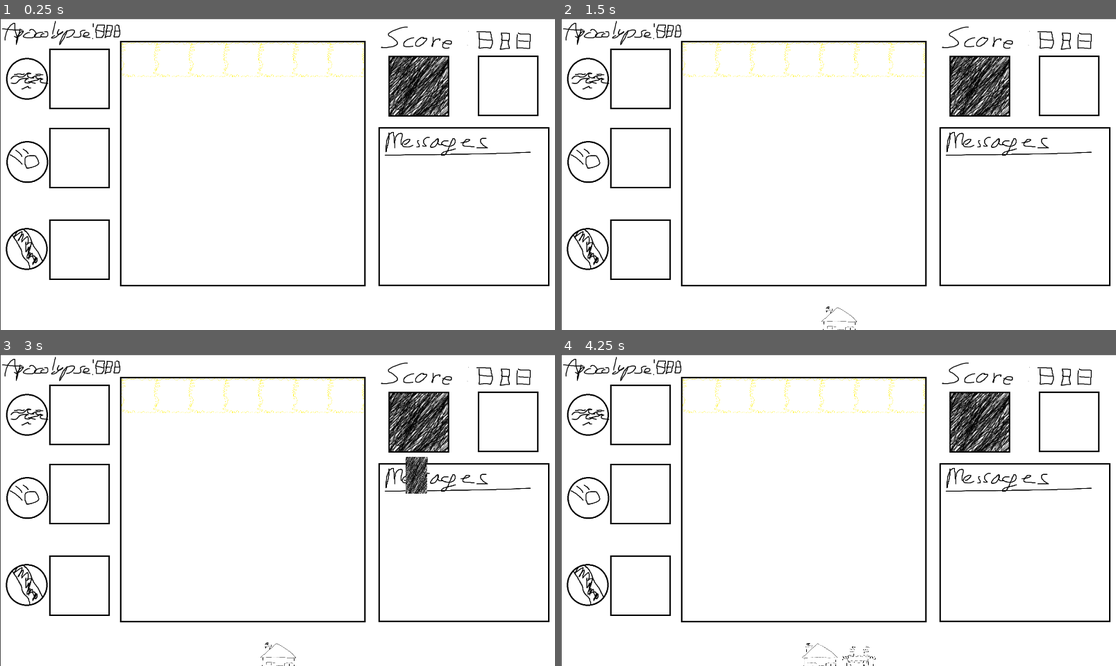
Above: before the commit, frames 1-4 (two rows, left to right).
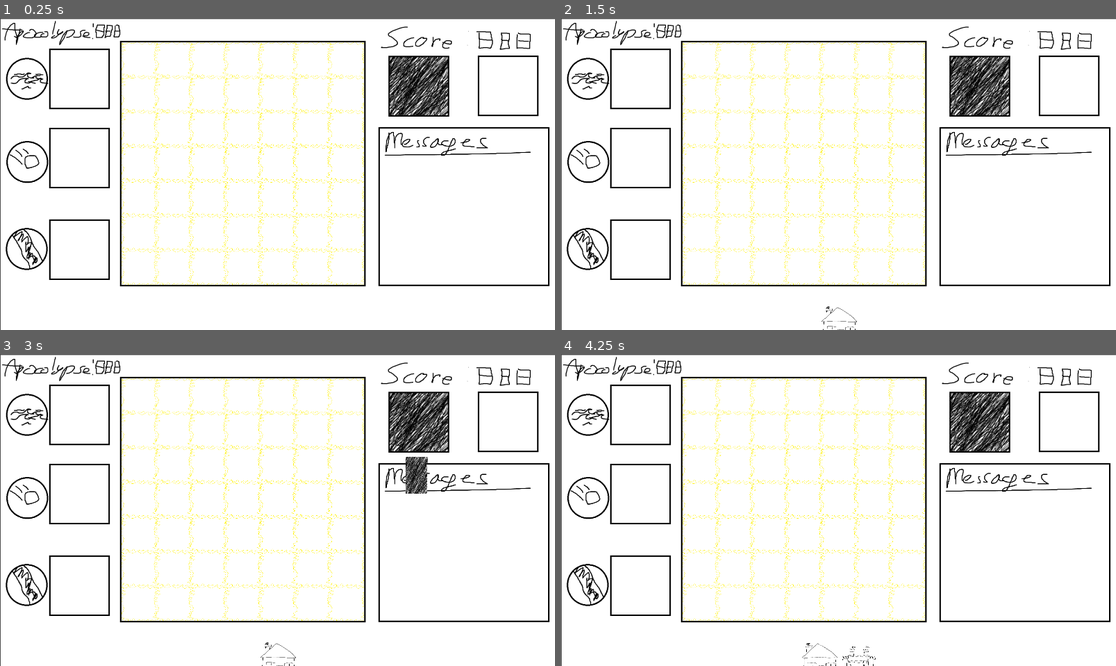
Above: after the commit, the same moments.

Repository: Reeyan283/ianCardGame
Game: Godot game, scene res://play_space.tscn
Two runs of this game, one before a commit and one after it. Both use one fixed random seed, a clock stepped at 60 frames per second and the inputs below.
Inputs (mouse positions are in pixels of both pictures, inside the frame that each line leads up to):
- Up to frame 1 (0.25 s): no input
- Up to frame 2 (1.5 s): click (977, 86) at 0.5 s; click (860, 289) at 1.25 s
- Up to frame 3 (3 s): click (277, 659) at 2 s; click (416, 422) at 2.75 s
- Up to frame 4 (4.25 s): click (827, 659) at 3.52 s

The runs differ from the first frame. In frame 1, 2.0% of the frame differs, in the area x 21-66%, y 18-86%; in frame 2, 2.0%; in frame 3, 2.0%; in frame 4, 2.0%.

Commit message:
added grid and card sizing in grid

Diff:
--- a/cards/card_base.gd
+++ b/cards/card_base.gd
@@ -39,6 +39,8 @@
 var start_rot: float
 var target_rot: float
 var start_scale: Vector2
+var start_size: Vector2
+var target_size: Vector2
 @onready var target_scale: Vector2 = original_scale
 @onready var focus_scale: Vector2 = original_scale*2
 
@@ -73,6 +75,8 @@
 		InHand:
 			pass
 		InPlay:
+			scale = target_scale
+			size = target_size
 			pass
 		InMouse:
 			rotation = 0
@@ -135,7 +139,6 @@
 			target_scale = focus_scale
 
 func _on_focus_mouse_entered():
-	print("HI")
 	match state:
 		InHand, MovingShort, Neutral:
 			if hand_node.state == hand_node.Neutral:
@@ -187,11 +190,11 @@
 
 				if nearest_slot_dist < 100 and nearest_slot.get_child_count() == 1:
 					position = find_nearest_slot()[1].position
-					size = play_space_node.CARD_SLOT_SIZE
-					scale = Vector2(1, 1)
 					state = InPlay
 					hand_node.set_neutral()
+					target_scale = play_space_node.CARD_SLOT_SIZE * .8/size
 					reparent(nearest_slot)
+
 				elif in_top_flag:
 					hand_node.add_card(self, hand_node.total_cards)
 					state = Neutral
--- a/play_space.gd
+++ b/play_space.gd
@@ -16,12 +16,13 @@
 
 func populate_slots(start_pos: Vector2, size: Vector2):
 	for i in 7:
-		var card_slot: Node = CARD_SLOT.instantiate()
-		card_slot.position = start_pos
-		card_slot.position.x = start_pos.x + i * size.x
-		card_slot.size = size
-		$CardSlots.add_child(card_slot)
-		card_slot_states.append(false)
+		for j in 7:
+			var card_slot: Node = CARD_SLOT.instantiate()
+			card_slot.position.x = start_pos.x + j * size.x
+			card_slot.position.y = start_pos.y + i * size.y
+			card_slot.size = size
+			$CardSlots.add_child(card_slot)
+			card_slot_states.append(false)
 
 func draw_card(input_card : String):
 	var new_card = CARD_BASE.instantiate()
